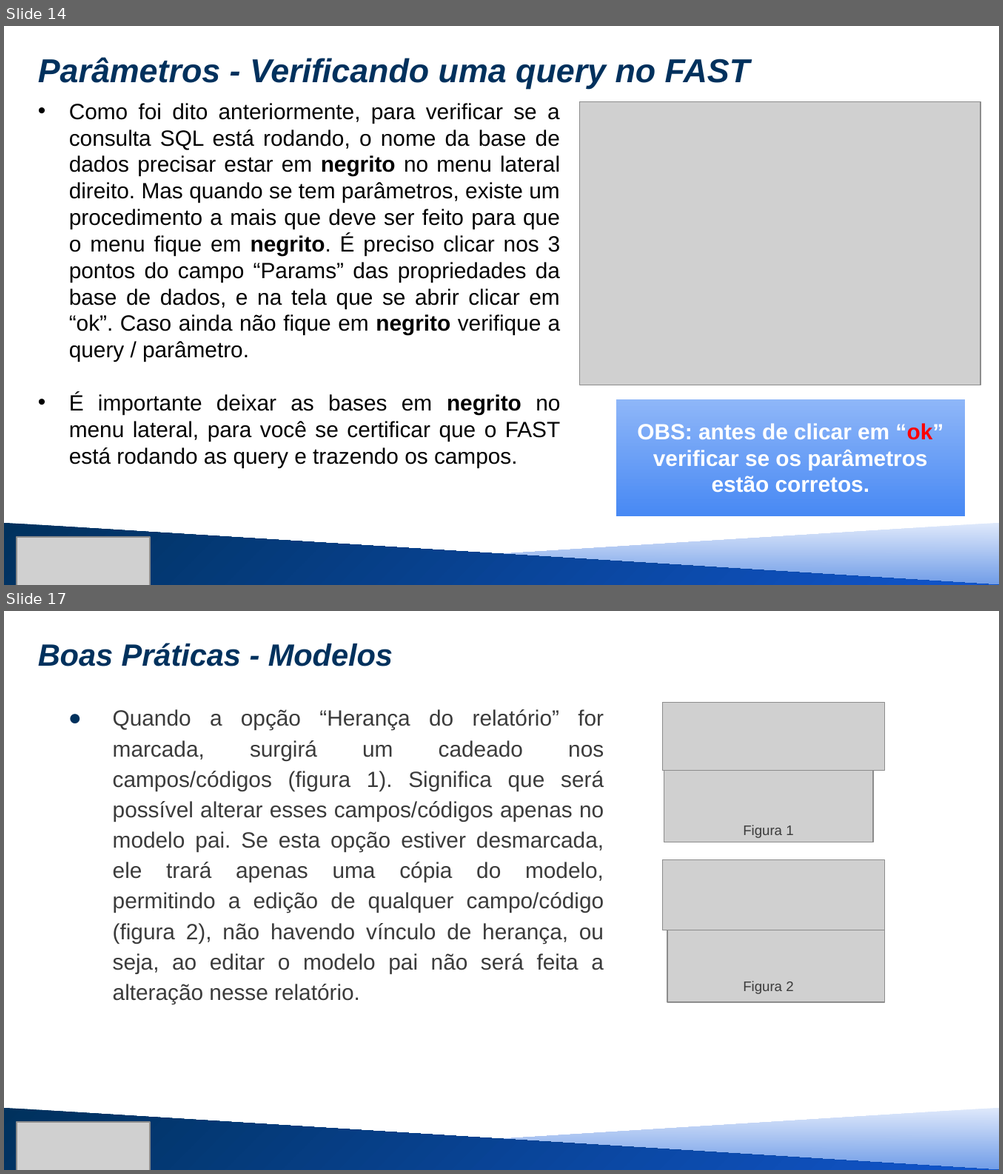
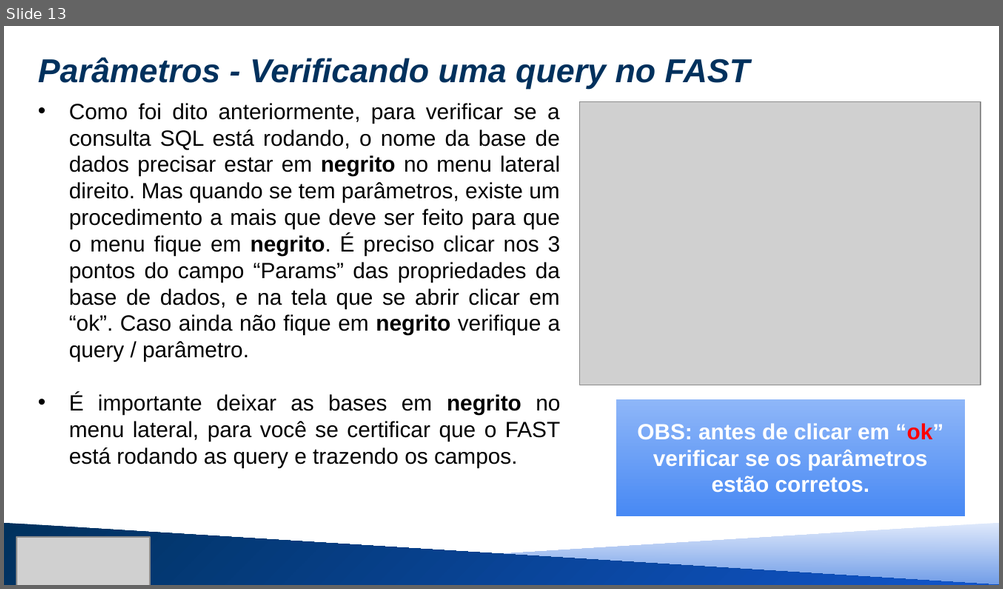
Before and after one commit to MauricioSEmbras/FAST_Report, a slide deck: Treinamento FAST REPORT/treinamento fast - nível 1 parte 2.pptx. Shown one above the other, each under a label of ours: slides 14 and 17 before the commit, slide 13 after it; the slides between them are not shown. The pictures are 1003x1174 and 1003x589 pixels, drawn with LibreOffice and Linux fonts; fonts in the diff are those of the drawing; grey boxes stand for pictures. Boxes give left, top, right and bottom in pixels: in the first picture for what was removed or moved away, otherwise in the second. Text is boxed around its words. In the diff, an @@ line names an element or a change of style, - is before the commit and + after.

```diff
--- a/Treinamento FAST REPORT/treinamento fast - nível 1 parte 2.pptx
+++ b/Treinamento FAST REPORT/treinamento fast - nível 1 parte 2.pptx
@@ slide 17 removed at <box>4,611,999,1170</box>, background #FFFFFF @@
@@ title removed at <box>38,643,392,667</box> @@
-Boas Práticas - Modelos
@@ text removed at <box>113,709,603,1004</box> @@
-● Quando a opção “Herança do relatório” for marcada, surgirá um cadeado nos campos/códigos (figura 1). Significa que será possível alterar esses campos/códigos apenas no modelo pai. Se esta opção estiver desmarcada, ele trará apenas uma cópia do modelo, permitindo a edição de qualquer campo/código (figura 2), não havendo vínculo de herança, ou seja, ao editar o modelo pai não será feita a alteração nesse relatório.
@@ picture removed at <box>663,703,884,770</box> @@
@@ picture removed at <box>663,759,872,842</box> @@
@@ text removed at <box>743,825,793,838</box> @@
-Figura 1
@@ picture removed at <box>663,860,884,930</box> @@
@@ picture removed at <box>667,920,885,1002</box> @@
@@ text removed at <box>743,981,793,994</box> @@
-Figura 2
@@ right triangle removed at <box>4,1108,999,1170</box> @@
@@ right triangle removed at <box>4,1108,999,1170</box> @@
@@ picture removed at <box>17,1122,151,1170</box> @@
@@ what was slide 14 is now slide 13 @@
```
Also in this commit, not shown: 1 slide added, 6 other slides removed, 1 other file.
